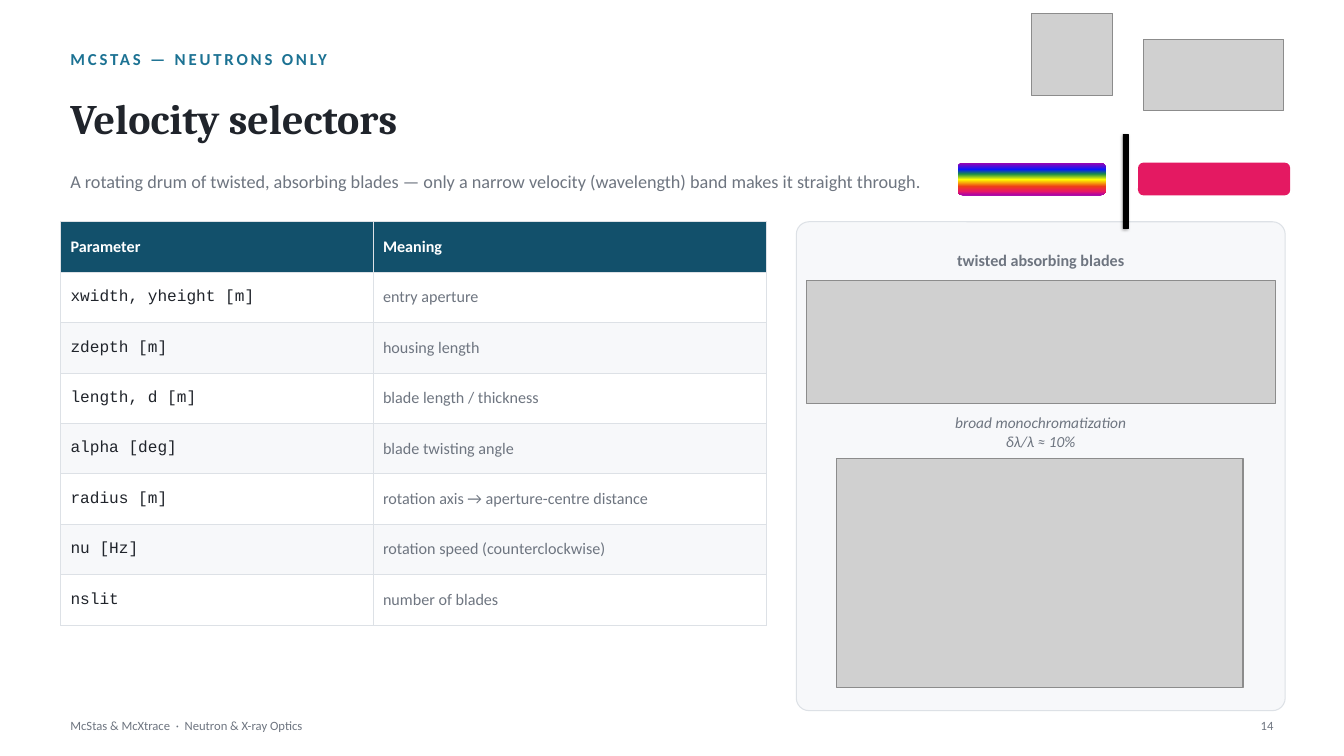
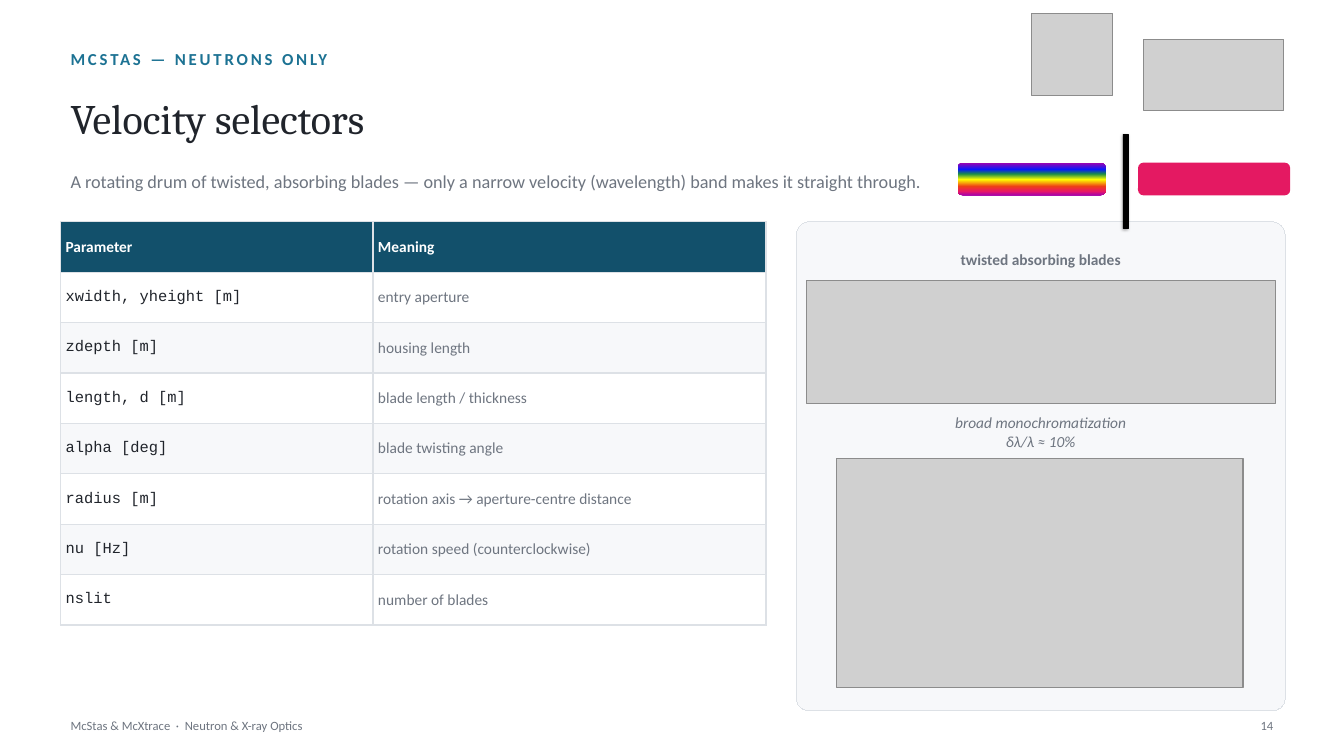
Before and after one commit to mccode-dev/PaNRAID, a slide deck: slide 14 of 22_September_Tuesday/03_morning_sources_detectors/Optics/McStas_McXtrace_Optics.pptx. Drawn at 1344x756 pixels with LibreOffice and Linux fonts; fonts in the diff are those of the drawing; grey boxes stand for pictures. Boxes give left, top, right and bottom in pixels: in the first picture for what was removed or moved away, otherwise in the second. Text is boxed around its words. In the diff, an @@ line names an element or a change of style, - is before the commit and + after.

```diff
--- a/22_September_Tuesday/03_morning_sources_detectors/Optics/McStas_McXtrace_Optics.pptx
+++ b/22_September_Tuesday/03_morning_sources_detectors/Optics/McStas_McXtrace_Optics.pptx
@@ text "Velocity selectors" at [71,105,364,143]: bold off @@
@@ table at [60,222,766,625] @@
@@ size 11.5 to 11 pt @@
@@ text "twisted absorbing blades" at [961,254,1121,268]: size 11.5 to 11 pt @@
```
Also in this commit, not shown: 16 other slides changed, 1 other file.
